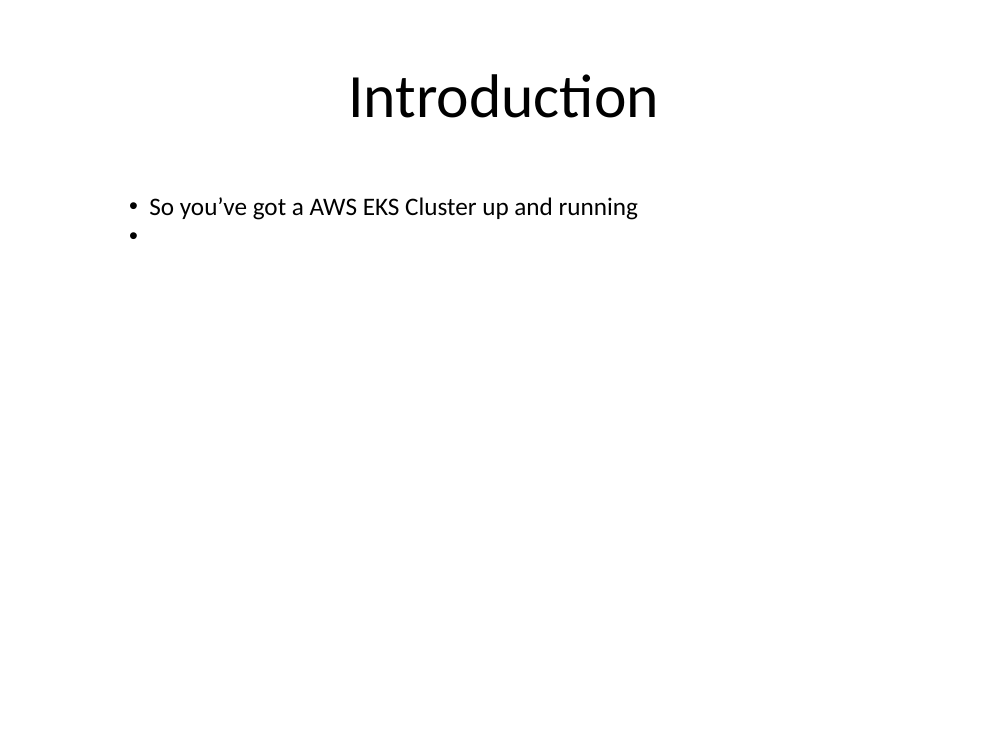
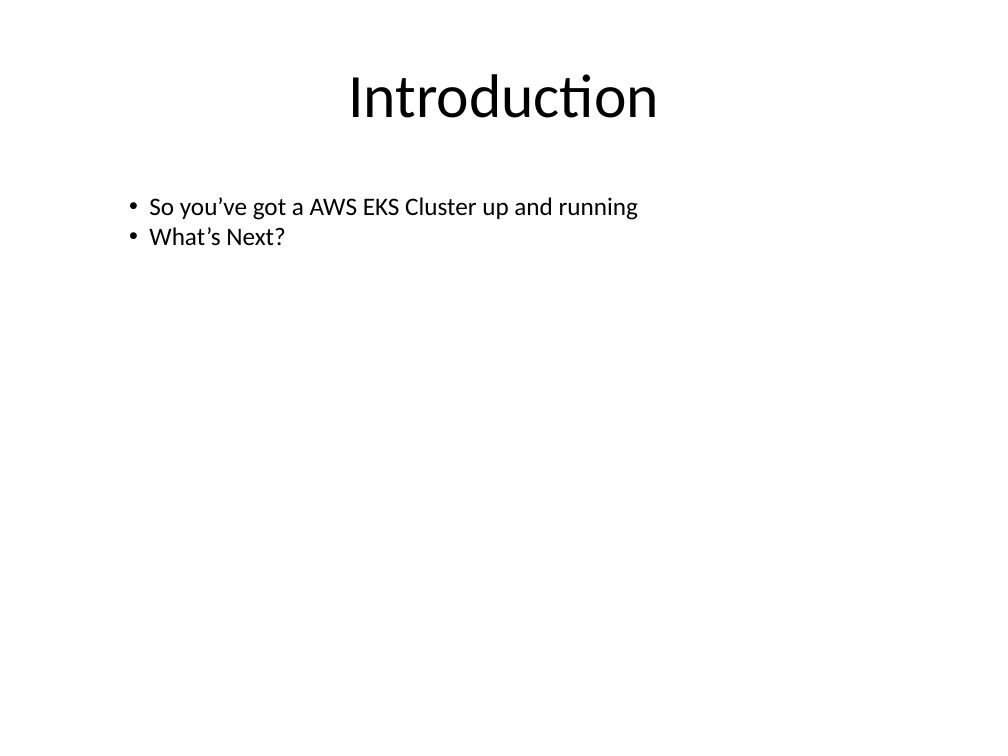
Before and after one commit to kskalvar/aws-eks-pipeline-quickstart, a slide deck: slide 2 of slides/AWS-EKS-Pipeline-QuickStart.pptx. Drawn at 1008x756 pixels with LibreOffice and Linux fonts; fonts in the diff are those of the drawing; background and template pictures are left out. Boxes give left, top, right and bottom in pixels: in the first picture for what was removed or moved away, otherwise in the second. Text is boxed around its words. In the diff, an @@ line names an element or a change of style, - is before the commit and + after.

```diff
--- a/slides/AWS-EKS-Pipeline-QuickStart.pptx
+++ b/slides/AWS-EKS-Pipeline-QuickStart.pptx
@@ text at bbox=[149, 227, 285, 246]: paragraph added @@
+• What’s Next?
```
Also in this commit, not shown: 7 other slides changed, 2 slides added, 1 other file.
